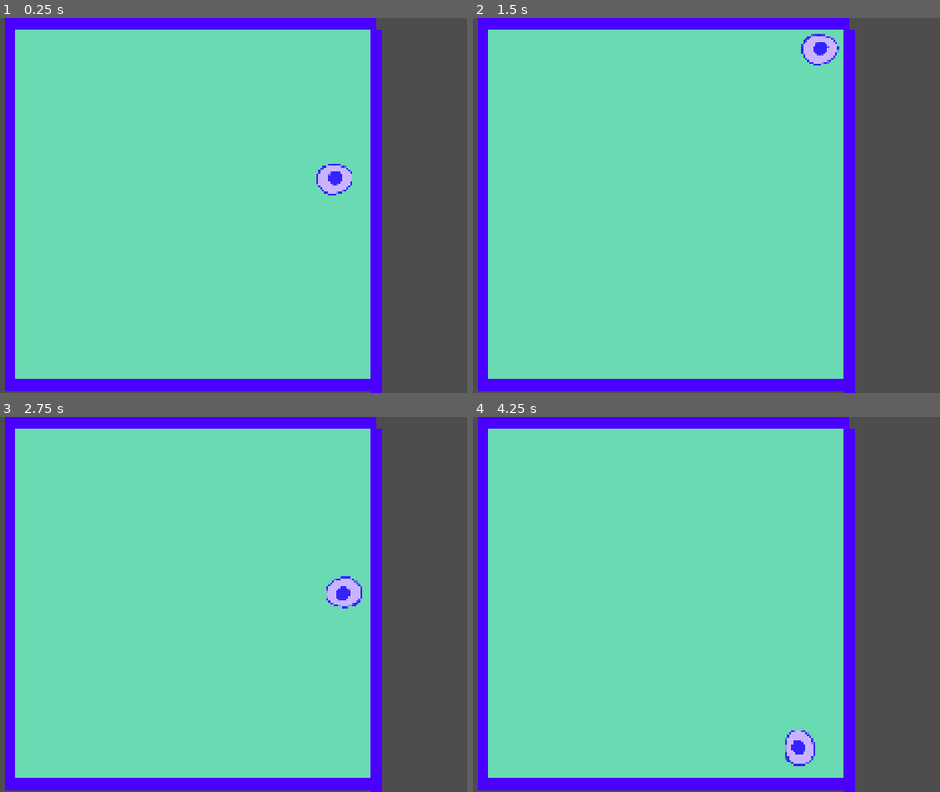
Above: before the commit, frames 1-4 (two rows, left to right).
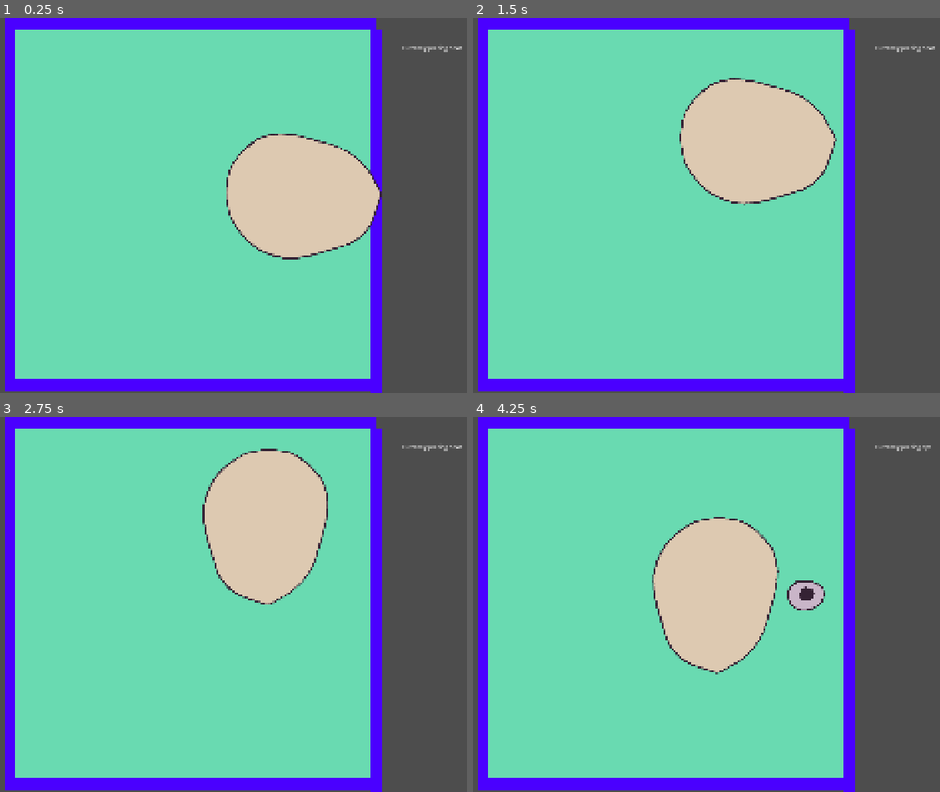
Above: after the commit, the same moments.

Repository: Herbeon/haven-toronto-game
Game: Godot game, scene res://game.tscn
The game is run twice, just before and just after one commit, with the same random seed, the same clock (stepped at 60 frames per second) and the same inputs.
Inputs (mouse positions are in pixels of both pictures, inside the frame that each line leads up to):
- Up to frame 1 (0.25 s): no input
- Up to frame 2 (1.5 s): tap Enter at 0.5 s; move the mouse to (outside the picture) at 0.52 s; hold Right 0.53-1.28 s; tap Alt at 0.6 s; click (outside the picture) at 0.67 s; move the mouse to (673, 224) at 1.27 s; hold Down from 1.28 s (still down); tap Shift at 1.35 s
- Up to frame 3 (2.75 s): move the mouse to (396, 522) at 2.02 s; release Down at 2.03 s; hold Right from 2.03 s (still down); tap Alt at 2.1 s
- Up to frame 4 (4.25 s): move the mouse to (771, 679) at 2.77 s; release Right at 2.78 s; hold Up 2.78-3.53 s; tap Shift at 2.85 s; click (771, 679) at 2.92 s; move the mouse to (outside the picture) at 3.52 s; hold Left from 3.53 s (still down); tap Alt at 3.6 s; tap Space (pause) at 4.15 s

The runs differ from the first frame. In frame 1, 8.7% of the frame differs, in the area x 48-99%, y 7-65%; in frame 2, 9.3%; in frame 3, 9.3%; in frame 4, 9.8%, in the area x 38-99%, y 7-94%.

Commit message:
base stuff is functional

Diff:
--- a/havenBounceBack/eye.gd
+++ b/havenBounceBack/eye.gd
@@ -1,13 +1,17 @@
 extends CharacterBody2D
 
-signal out_of_bounds
+
+signal done_eye
 
 @export var speed = 300
 @export var visual = "normal"
 
-var paused = false
+var placing_eye = false
+var can_be_paused_now = false
 
 func start():
+	print("eye started")
+	placing_eye = true
 	position = get_viewport_rect().size / 2
 
 	var direction_x = randf_range(-1,1)
@@ -20,33 +24,27 @@
 	# normalized makes the vector an integer (pythagorean theorem it)
 
 func _ready():
+	velocity = Vector2.ZERO
 	#$AnimatedSprite2D.play(visual)
 	# potential for blinking later
 	#$EyeDemo2.material.set_shader_parameter("hihi",0.0)
-
-	start()
+#
+	#start()
 
 func _physics_process(delta):
-	if(Input.is_action_just_pressed("pause")):
-		velocity = Vector2.ZERO
-		paused = true
-		#$EyeDemo2.material.set_shader_parameter("hihi",1.0)
-	if position.x < 0 or position.x > get_viewport_rect().size.x:
-		# left/right
-		out_of_bounds.emit() # signalname.emit() sends a signal
-		start()
+	if(placing_eye):
+		if(Input.is_action_just_pressed("pause") && can_be_paused_now):
+			velocity = Vector2.ZERO
+			done_eye.emit()
+		var collision = move_and_collide(velocity * delta)
+		# move and collide returns a boolean if it hits something
+		if collision:
+			$EyeDemo2.rotate(PI / 2)
+			#$AnimatedSprite2D.rotate(PI/2)
+			velocity = velocity.bounce(collision.get_normal())
 
-	if position.y < 0 or position.y > get_viewport_rect().size.y:
-		start()
-
-	var collision = move_and_collide(velocity * delta)
-	# move and collide returns a boolean if it hits something
-	if collision:
-		$EyeDemo2.rotate(PI / 2)
-		#$AnimatedSprite2D.rotate(PI/2)
-		velocity = velocity.bounce(collision.get_normal())
-
-		var thing_we_hit = collision.get_collider()
-		print(velocity)
-		if(abs(velocity.x) < 2000 && abs(velocity.y) < 2000):
-			velocity *= 1.1
+			var thing_we_hit = collision.get_collider()
+			print(velocity)
+			if(abs(velocity.x) < 2000 && abs(velocity.y) < 2000):
+				velocity *= 1.1
+		can_be_paused_now = true
--- a/havenBounceBack/eye.tscn
+++ b/havenBounceBack/eye.tscn
@@ -3,7 +3,6 @@
 [ext_resource type="Script" uid="uid://c6w0cgcql5706" path="res://eye.gd" id="1_05vdx"]
 [ext_resource type="Texture2D" uid="uid://b0f2ml6avpiel" path="res://images and character assets/Eye demo 2.png" id="2_1t7xr"]
 [ext_resource type="Texture2D" uid="uid://8axy31lnmauo" path="res://images and character assets/Eye demo.png" id="3_l1n7h"]
-[ext_resource type="Shader" uid="uid://dni73ihoy0gq1" path="res://eye.gdshader" id="4_x8diq"]
 
 [sub_resource type="CircleShape2D" id="CircleShape2D_ktypu"]
 radius = 54.0
@@ -31,10 +30,6 @@
 "speed": 4.0
 }]
 
-[sub_resource type="ShaderMaterial" id="ShaderMaterial_tcrup"]
-shader = ExtResource("4_x8diq")
-shader_parameter/hihi = 1.0
-
 [node name="eye" type="CharacterBody2D" unique_id=2145566204]
 script = ExtResource("1_05vdx")
 
@@ -49,5 +44,4 @@
 frame_progress = 0.007900285
 
 [node name="EyeDemo2" type="Sprite2D" parent="." unique_id=1491491838]
-material = SubResource("ShaderMaterial_tcrup")
 texture = ExtResource("2_1t7xr")
--- a/havenBounceBack/game.gd
+++ b/havenBounceBack/game.gd
@@ -11,12 +11,30 @@
 #* face: eyes, mouth
 #* decoration?
 
+@onready var head = $head
+@onready var eye1 = $eye
+
+@onready var label = $Control/Label
+
 # Called when the node enters the scene tree for the first time.
 func _ready() -> void:
-	pass # Replace with function body.
+	eye1.done_eye.connect(eye_is_done)
+	head.done_head.connect(head_is_done)
+	new_game()
 
 
+func new_game():
+	# a new game. do stuff
+	# skip to eye part
+	head.start()
+	label.text = "Currently placing head"
 
-# Called every frame. 'delta' is the elapsed time since the previous frame.
-func _process(delta: float) -> void:
+func head_is_done():
+	label.text = "Currently placing eye"
+	eye1.start()
+	print("start 1 eye")
+
+func eye_is_done():
+	# call next thing
+	print("hihi")
 	pass
--- a/havenBounceBack/game.tscn
+++ b/havenBounceBack/game.tscn
@@ -4,6 +4,7 @@
 [ext_resource type="Script" uid="uid://hijeq1pt7gji" path="res://game.gd" id="1_fc0e3"]
 [ext_resource type="Texture2D" uid="uid://6eodjt2bm565" path="res://backgrounds/green bg.png" id="2_feb5d"]
 [ext_resource type="PackedScene" uid="uid://xjdeec8kqs80" path="res://eye.tscn" id="3_feb5d"]
+[ext_resource type="PackedScene" uid="uid://djicpc76ou862" path="res://head.tscn" id="4_7jktm"]
 
 [sub_resource type="TileSetAtlasSource" id="TileSetAtlasSource_fc0e3"]
 texture = ExtResource("1_e2o6t")
@@ -17,11 +18,28 @@
 1:1/0/physics_layer_0/polygon_0/points = PackedVector2Array(-8, -8, 8, -8, 8, 8, -8, 8)
 
 [sub_resource type="TileSet" id="TileSet_tcrup"]
-physics_layer_0/collision_layer = 1
+physics_layer_0/collision_layer = 3
+physics_layer_0/collision_mask = 3
 sources/0 = SubResource("TileSetAtlasSource_fc0e3")
 
 [node name="game" type="Node2D" unique_id=1374351353]
 script = ExtResource("1_fc0e3")
+
+[node name="Control" type="Control" parent="." unique_id=828224688]
+layout_mode = 3
+anchors_preset = 0
+offset_left = 345.0
+offset_top = 320.0
+offset_right = 385.0
+offset_bottom = 360.0
+
+[node name="Label" type="Label" parent="Control" unique_id=1692377689]
+layout_mode = 0
+offset_left = 815.0
+offset_top = -246.0
+offset_right = 983.0
+offset_bottom = -223.0
+text = "Currently placing: eye"
 
 [node name="walls" type="TileMapLayer" parent="." unique_id=1476217744]
 tile_map_data = PackedByteArray("AAABAEEAAAAAAAAAAAABAEIAAAAAAAEAAAACAEEAAAABAAAAAAACAEIAAAABAAEAAAABAD8AAAAAAAAAAAABAE …(8336 unchanged characters)…
@@ -34,6 +52,12 @@
 offset_right = 1078.0
 offset_bottom = 1046.0
 texture = ExtResource("2_feb5d")
+metadata/_edit_lock_ = true
+
+[node name="head" parent="." unique_id=1583071804 instance=ExtResource("4_7jktm")]
+position = Vector2(-287, 198)
 
 [node name="eye" parent="." unique_id=2145566204 instance=ExtResource("3_feb5d")]
-position = Vector2(345, 320)
+position = Vector2(-229, 495)
+collision_layer = 2
+collision_mask = 2
--- /dev/null
+++ b/havenBounceBack/head.gd
@@ -0,0 +1,41 @@
+extends CharacterBody2D
+
+
+signal done_head
+
+@export var speed = 100
+@export var visual = "default"
+
+var paused = false
+
+func start():
+	position = get_viewport_rect().size / 2
+
+	var direction_x = randf_range(-1,1)
+	# yay gambling
+
+	var direction_y = randf_range(-1,1)
+	# yay more gambling
+
+	velocity = Vector2(direction_x,direction_y).normalized() * speed
+	# normalized makes the vector an integer (pythagorean theorem it)
+
+func _ready():
+	velocity = Vector2.ZERO
+
+func _physics_process(delta):
+	if(Input.is_action_just_pressed("pause") && !paused):
+		velocity = Vector2.ZERO
+		paused = true
+		done_head.emit()
+
+	var collision = move_and_collide(velocity * delta)
+	# move and collide returns a boolean if it hits something
+	if collision:
+		$AnimatedSprite2D.rotate(PI / 2)
+		velocity = velocity.bounce(collision.get_normal())
+
+		var thing_we_hit = collision.get_collider()
+		print(velocity)
+		if(abs(velocity.x) < 2000 && abs(velocity.y) < 2000):
+			velocity *= 1.1
--- a/havenBounceBack/head.tscn
+++ b/havenBounceBack/head.tscn
@@ -1,7 +1,37 @@
 [gd_scene format=3 uid="uid://djicpc76ou862"]
 
+[ext_resource type="Script" uid="uid://comi7bj3pjg7w" path="res://head.gd" id="1_hukeq"]
+[ext_resource type="Texture2D" uid="uid://dtu46600amf13" path="res://images and character assets/Head demo.png" id="1_xe7ry"]
+
+[sub_resource type="CircleShape2D" id="CircleShape2D_7jktm"]
+radius = 186.00269
+
+[sub_resource type="RectangleShape2D" id="RectangleShape2D_tcrup"]
+size = Vector2(222.46553, 232.18356)
+
+[sub_resource type="SpriteFrames" id="SpriteFrames_tcrup"]
+animations = [{
+"frames": [{
+"duration": 1.0,
+"texture": ExtResource("1_xe7ry")
+}],
+"loop": 1,
+"name": &"default",
+"speed": 5.0
+}]
+
 [node name="head" type="CharacterBody2D" unique_id=1583071804]
+script = ExtResource("1_hukeq")
 
 [node name="CollisionShape2D" type="CollisionShape2D" parent="." unique_id=1517690692]
+position = Vector2(0, -37)
+shape = SubResource("CircleShape2D_7jktm")
+
+[node name="CollisionShape2D2" type="CollisionShape2D" parent="." unique_id=782190149]
+position = Vector2(3.435845, 77.2573)
+rotation = 0.7853982
+scale = Vector2(0.9999999, 0.9999999)
+shape = SubResource("RectangleShape2D_tcrup")
 
 [node name="AnimatedSprite2D" type="AnimatedSprite2D" parent="." unique_id=456965115]
+sprite_frames = SubResource("SpriteFrames_tcrup")
Not shown, added: havenBounceBack/head.gd.uid
Binary file changed: havenBounceBack/images and character assets/Head demo.png
Not shown, added: havenBounceBack/images and character assets/Head demo.png~
